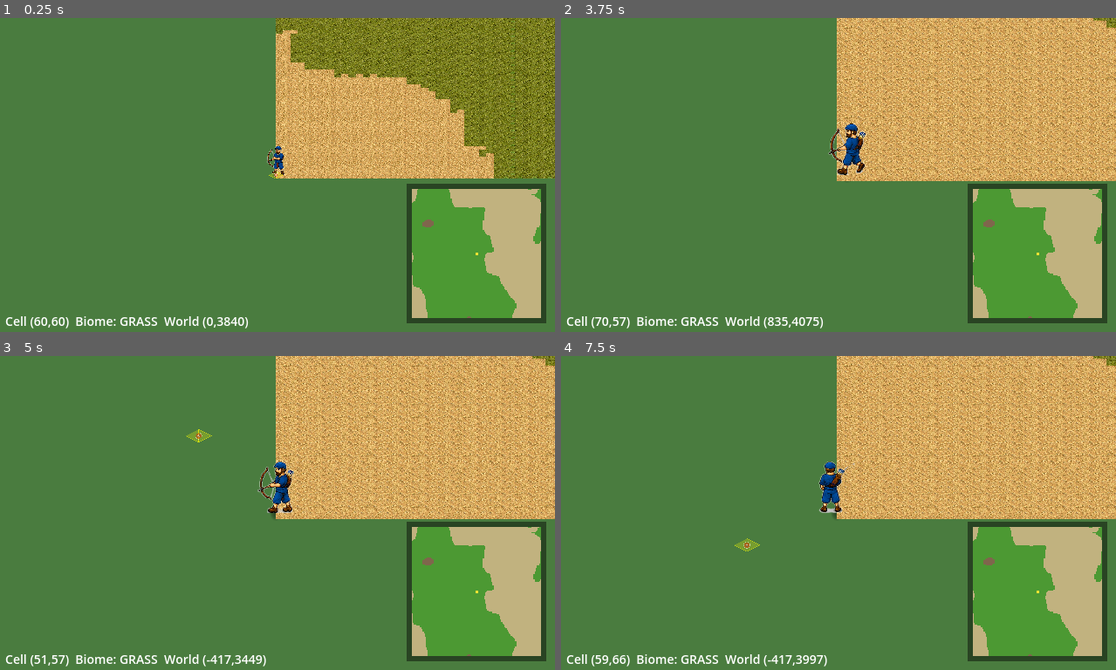
Above: before the commit, frames 1-4 (two rows, left to right).
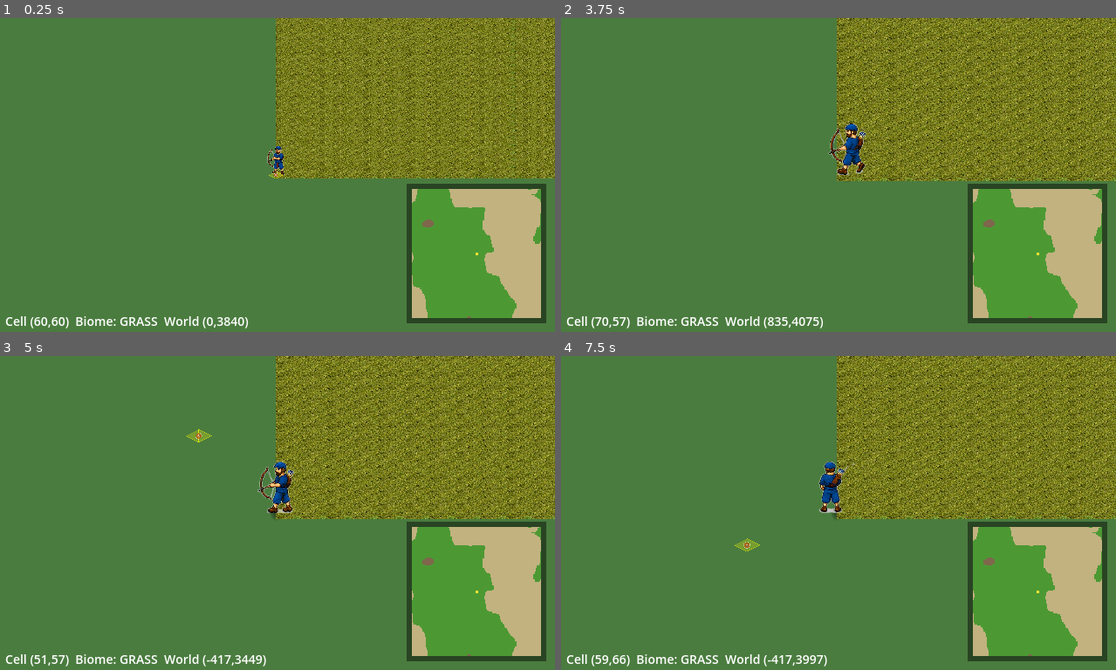
Above: after the commit, the same moments.

Repository: hamiltoncasas/ID0003_AgeOfAcadia
Game: Godot game, scene res://map/Llanura1.tscn
Two runs of this game, one before a commit and one after it. Both use one fixed random seed, a clock stepped at 60 frames per second and the inputs below.
Inputs (mouse positions are in pixels of both pictures, inside the frame that each line leads up to):
- Up to frame 1 (0.25 s): no input
- Up to frame 2 (3.75 s): drag from (1038, 253) to (894, 105) at 0.52 s; tap Enter at 1.25 s; drag from (727, 190) to (810, 237) at 1.27 s; move the mouse to (894, 105) at 2.02 s; hold D (ui_right) 2.03-2.75 s; hold H (test_hurt) 2.03-2.75 s; drag from (810, 237) to (666, 127) at 2.77 s; tap Space at 3.5 s; move the mouse to (1005, 222) at 3.52 s; hold A (ui_left) from 3.53 s (still down); hold = (zoom_in) from 3.53 s (still down)
- Up to frame 3 (5 s): release A (ui_left) at 4.25 s; release = (zoom_in) at 4.25 s; drag from (105, 465) to (194, 434) at 4.27 s
- Up to frame 4 (7.5 s): tap Enter at 5 s; move the mouse to (866, 513) at 5.02 s; hold S (ui_down) 5.03-5.75 s; hold F (test_attack) 5.03-5.75 s; click (866, 513) at 5.17 s; drag from (755, 434) to (727, 528) at 5.77 s; move the mouse to (960, 497) at 6.52 s; hold W (ui_up) 6.53-7.25 s; hold H (test_hurt) 6.53-7.25 s; drag from (727, 528) to (810, 575) at 7.27 s

The runs differ from the first frame. In frame 1, 11% of the frame differs, in the area x 49-89%, y 3-52%; in frame 2, 25%; in frame 3, 26%; in frame 4, 26%, in the area x 49-100%, y 0-52%.

Commit message:
fix: all biomes unified to grass (source 0) — other textures bad
- User confirmed cell (58,55) at grass looks good
- But (61,66) at a different biome used a bad texture
- FLUX.2 pro only generated grass texture correctly
- shallow_water came out brown, dirt/sand have wrong colors

Diff:
--- a/game/map/ProceduralGeneration.gd
+++ b/game/map/ProceduralGeneration.gd
@@ -1,18 +1,20 @@
 extends RefCounted
 class_name ProceduralGeneration
 
-## Procedural isometric terrain with elevation layers.
-## Sources: 0=grass, 1=dirt, 2=sand, 3=path, 4=forest_floor, 5=shallow_water, 6=deep_water
+## Procedural isometric terrain — all biomes unified to grass texture.
+## Source 0 (grass) is the only FLUX.2 pro texture that rendered correctly.
 
 enum Biome { WATER = 0, SAND = 1, GRASS = 2, DIRT = 3, MOUNTAIN = 4 }
 
-# biome → source_id (matches terrain.tres source order)
+# All biomas usan source 0 (grass) porque es la única textura
+# que FLUX.2 pro generó correctamente. Las otras (shallow_water,
+# sand, dirt) salieron con colores incorrectos.
 const BIOME_SOURCE: Dictionary = {
-	Biome.WATER: 5,     # shallow_water
-	Biome.SAND: 2,      # sand
+	Biome.WATER: 0,     # all → grass
+	Biome.SAND: 0,      # all → grass
 	Biome.GRASS: 0,     # grass
-	Biome.DIRT: 1,      # dirt
-	Biome.MOUNTAIN: 1,  # dirt (best match)
+	Biome.DIRT: 0,      # all → grass
+	Biome.MOUNTAIN: 0,  # all → grass
 }
 
 
